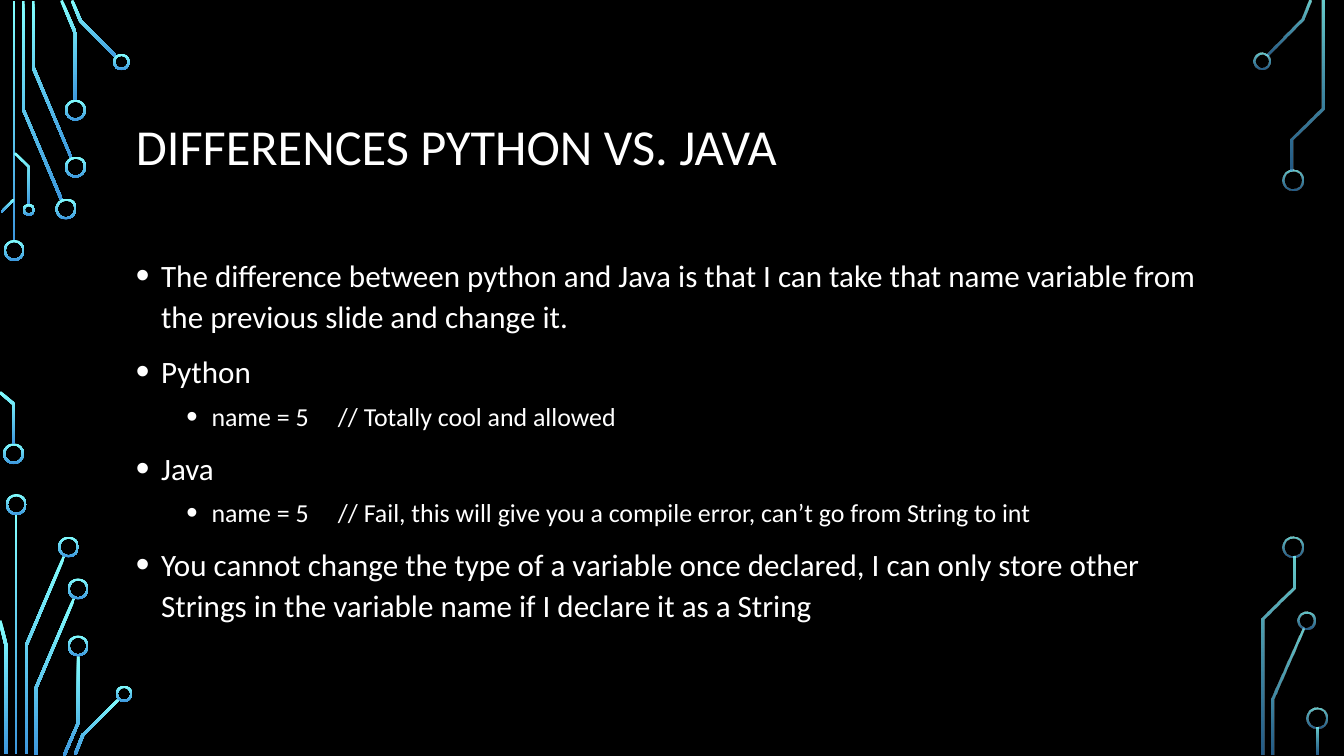
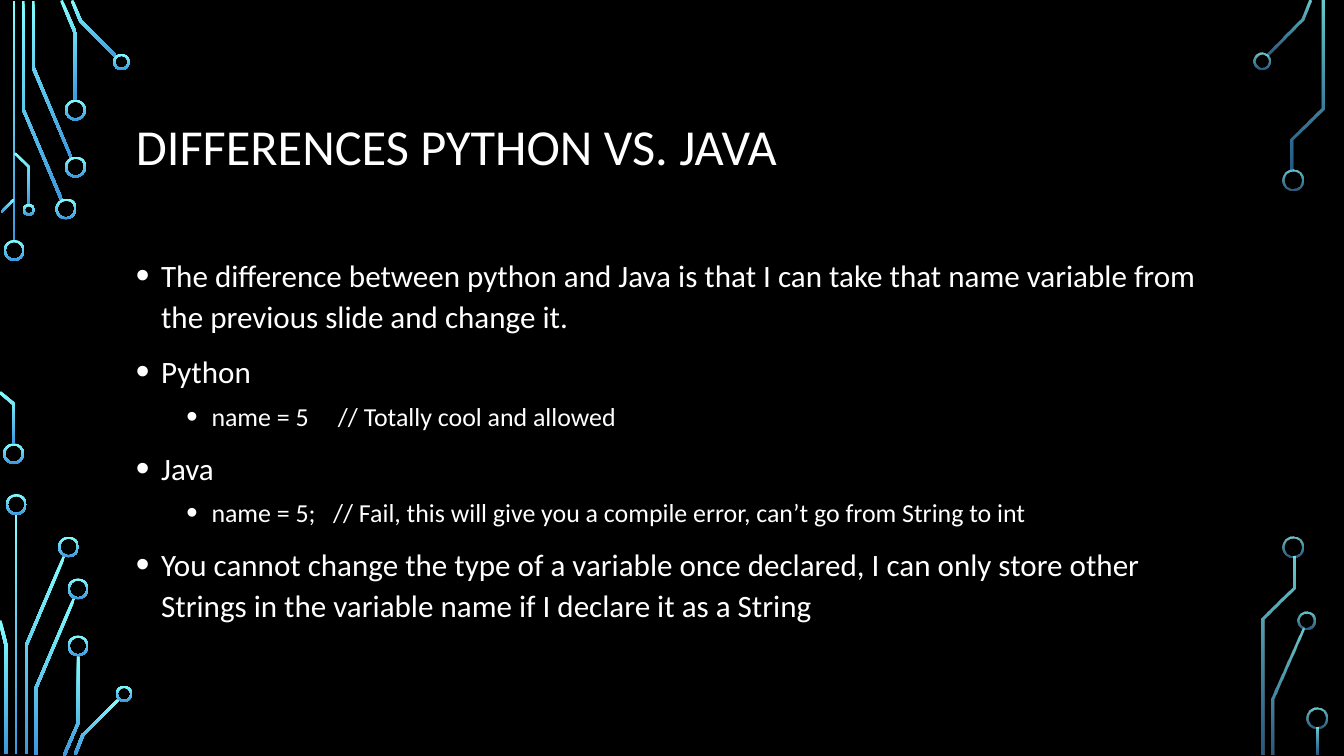
Before and after one commit to icon5585/launchcode-lectures, a slide deck: slide 11 of Class3.1.pptx. Drawn at 1344x756 pixels with LibreOffice and Linux fonts; fonts in the diff are those of the drawing; background and template pictures are left out. Boxes give left, top, right and bottom in pixels: in the first picture for what was removed or moved away, otherwise in the second. Text is boxed around its words. In the diff, an @@ line names an element or a change of style, - is before the commit and + after.

```diff
--- a/Class3.1.pptx
+++ b/Class3.1.pptx
@@ text at <box>212,504,1025,527</box>: text changed @@
-  • name = 5 // Fail, this will give you a compile error, can’t go from String to int
+  • name = 5; // Fail, this will give you a compile error, can’t go from String to int
```
Also in this commit, not shown: 2 other slides changed.
